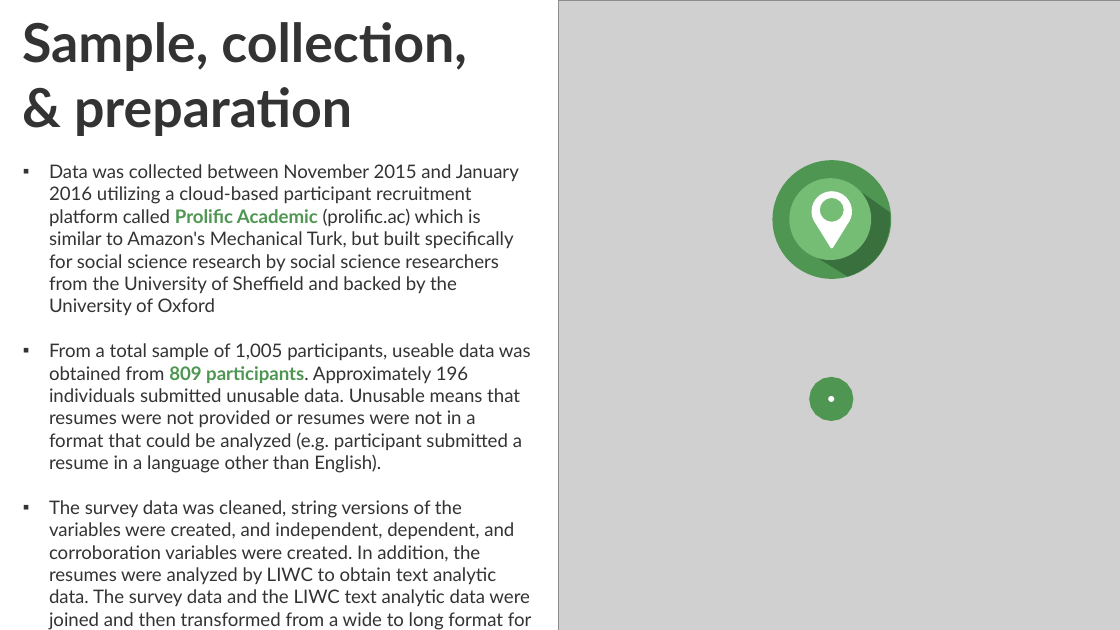
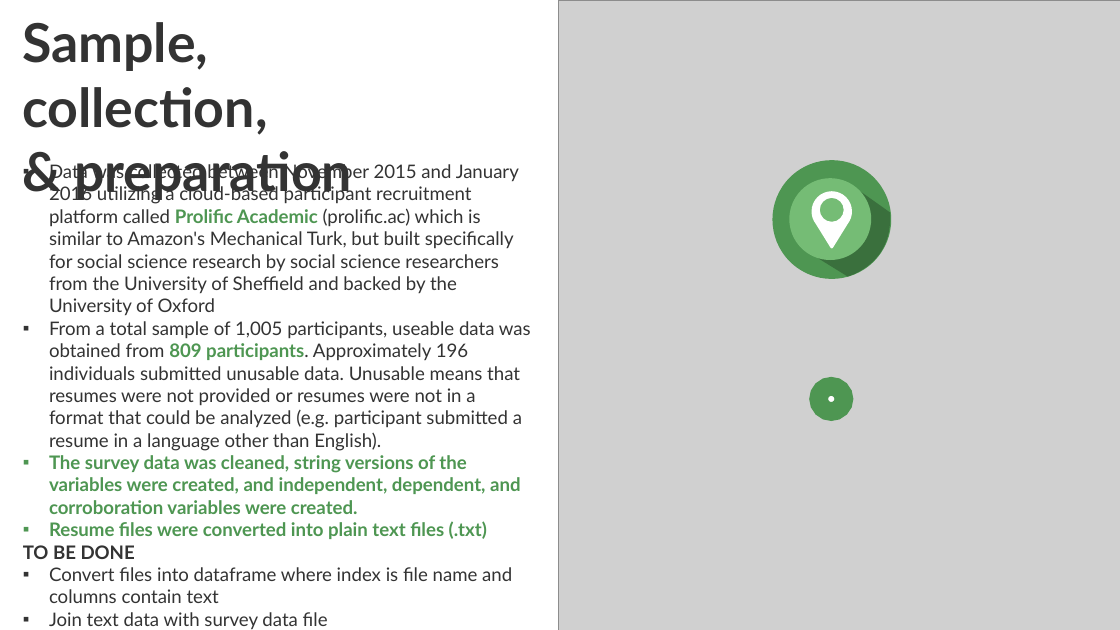
Before and after one commit to jdweaver/ds_sandbox, a slide deck: slide 8 of project2/Presentation and paper.pptx. Drawn at 1120x630 pixels with LibreOffice and Linux fonts; fonts in the diff are those of the drawing; grey boxes stand for pictures; background and template pictures are left out. Boxes give left, top, right and bottom in pixels: in the first picture for what was removed or moved away, otherwise in the second. Text is boxed around its words. In the diff, an @@ line names an element or a change of style, - is before the commit and + after.

Commit message:
updated presentation

```diff
--- a/project2/Presentation and paper.pptx
+++ b/project2/Presentation and paper.pptx
@@ title "Sample, collection, & preparation" rewrapped from (x1=22, y1=22, x2=467, y2=136) to (x1=22, y1=22, x2=352, y2=201) @@
@@ text at (x1=23, y1=455, x2=521, y2=630): text changed; text colour #333333 to #4E9652; bold on @@
-▪ The survey data was cleaned, string versions of the variables were created, and independent, dependent, and corroboration variables were created. In addition, the resumes were analyzed by LIWC to obtain text analytic data. The survey data and the LIWC text analytic data were joined and then transformed from a wide to long format for visualization in Tableau and analysis in SPSS
+▪ The survey data was cleaned, string versions of the variables were created, and independent, dependent, and corroboration variables were created.
+▪ Resume files were converted into plain text files (.txt)
+TO BE DONE
+▪ Convert files into dataframe where index is file name and columns contain text
+▪ Join text data with survey data file
+▪ Text mining stuff…
```
